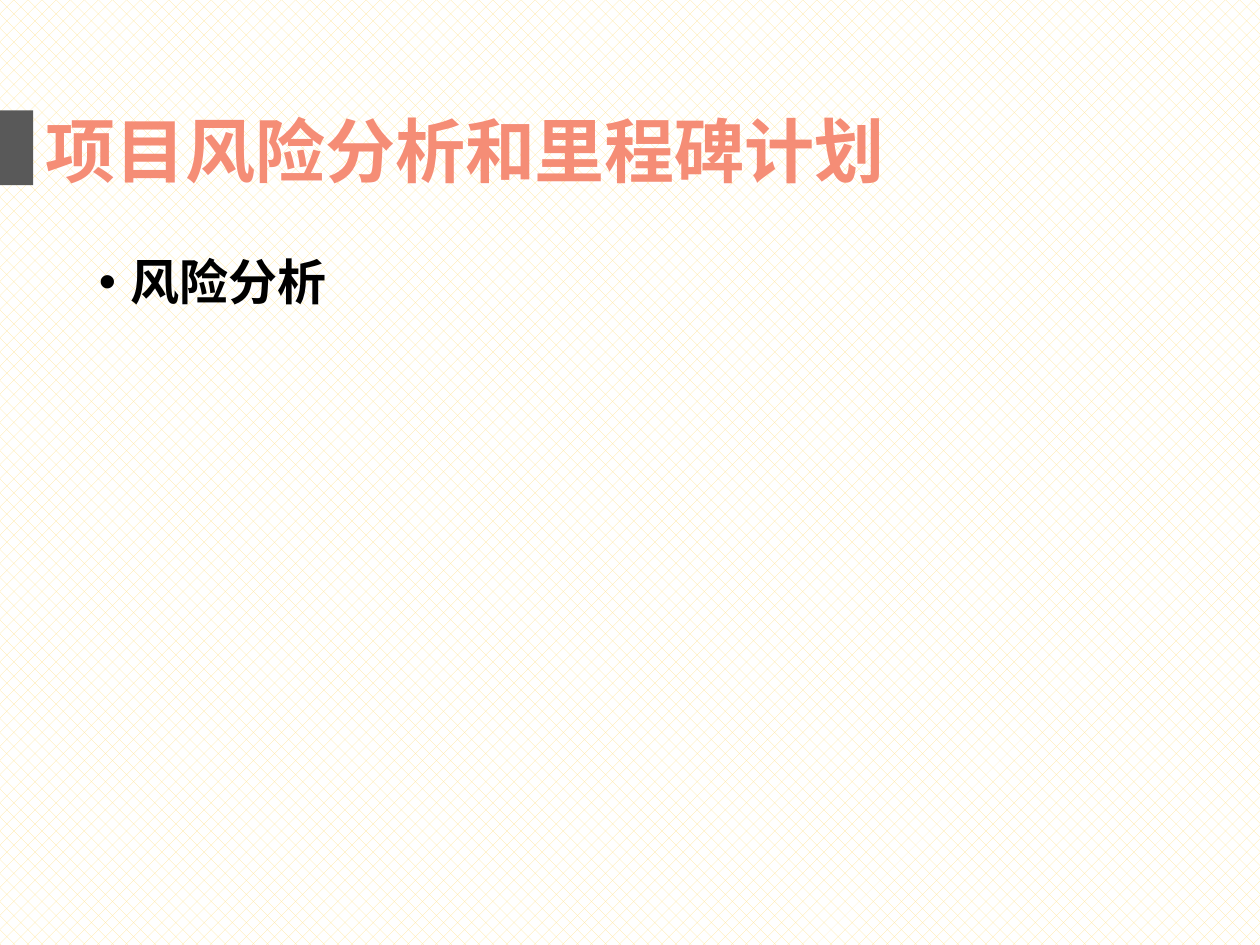
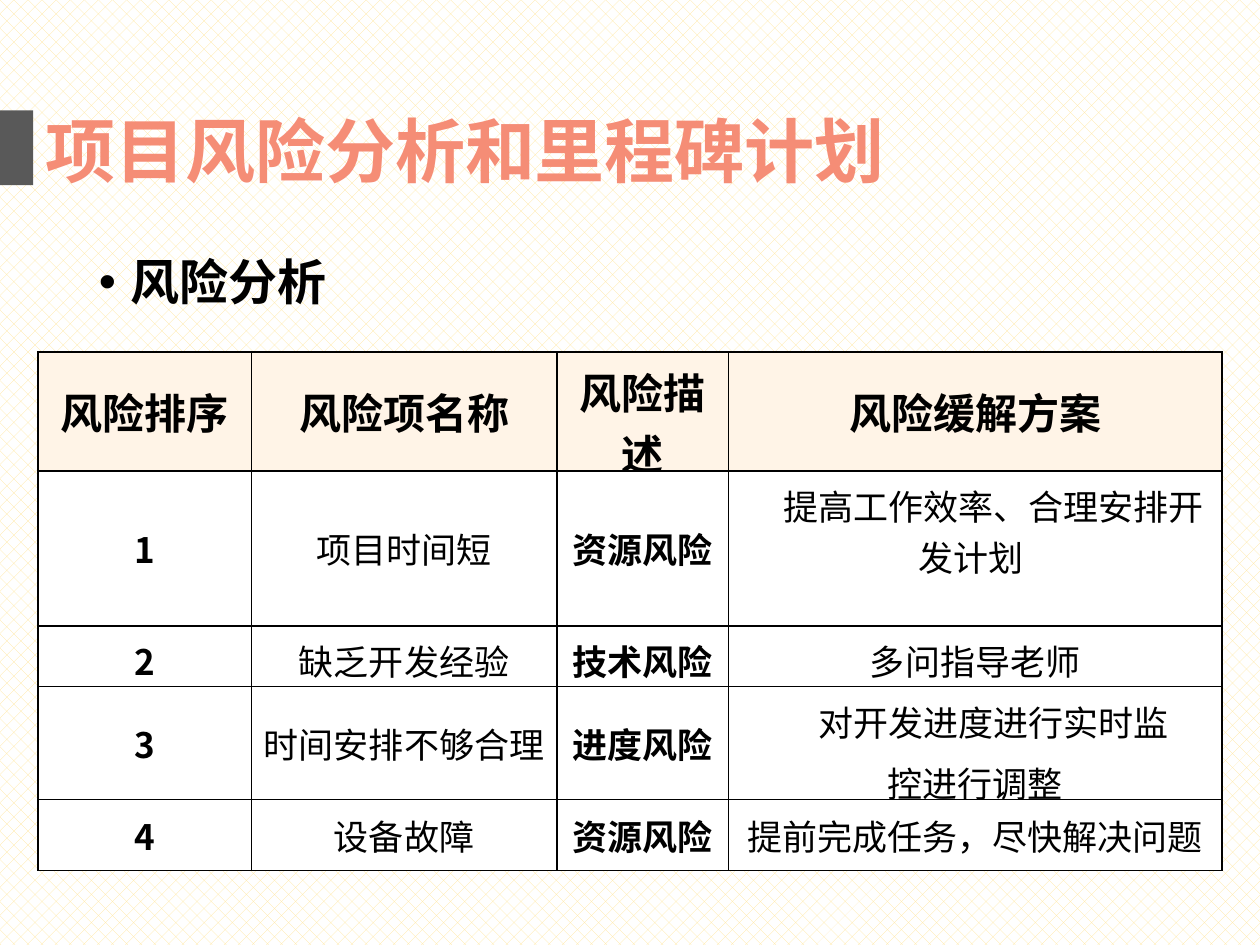
Before and after one commit to gocs/letmeknow, a slide deck: slide 19 of doc/presentation.pptx (slide 15 before the commit). Drawn at 1260x945 pixels with LibreOffice and Linux fonts; fonts in the diff are those of the drawing. Boxes give left, top, right and bottom in pixels: in the first picture for what was removed or moved away, otherwise in the second. Text is boxed around its words. In the diff, an @@ line names an element or a change of style, - is before the commit and + after.

```diff
--- a/doc/presentation.pptx
+++ b/doc/presentation.pptx
@@ table added at [38, 352, 1220, 871], 5 rows, 4 columns @@
+风险排序 | 风险项名称 | 风险描述 | 风险缓解方案
+1 | 项目时间短 | 资源风险 | 提高工作效率、合理安排开发计划
+2 | 缺乏开发经验 | 技术风险 | 多问指导老师
+3 | 时间安排不够合理 | 进度风险 | 对开发进度进行实时监 / 控进行调整
+4 | 设备故障 | 资源风险 | 提前完成任务，尽快解决问题
```
Also in this commit, not shown: 2 other slides changed, 6 slides added, 4 other files.
